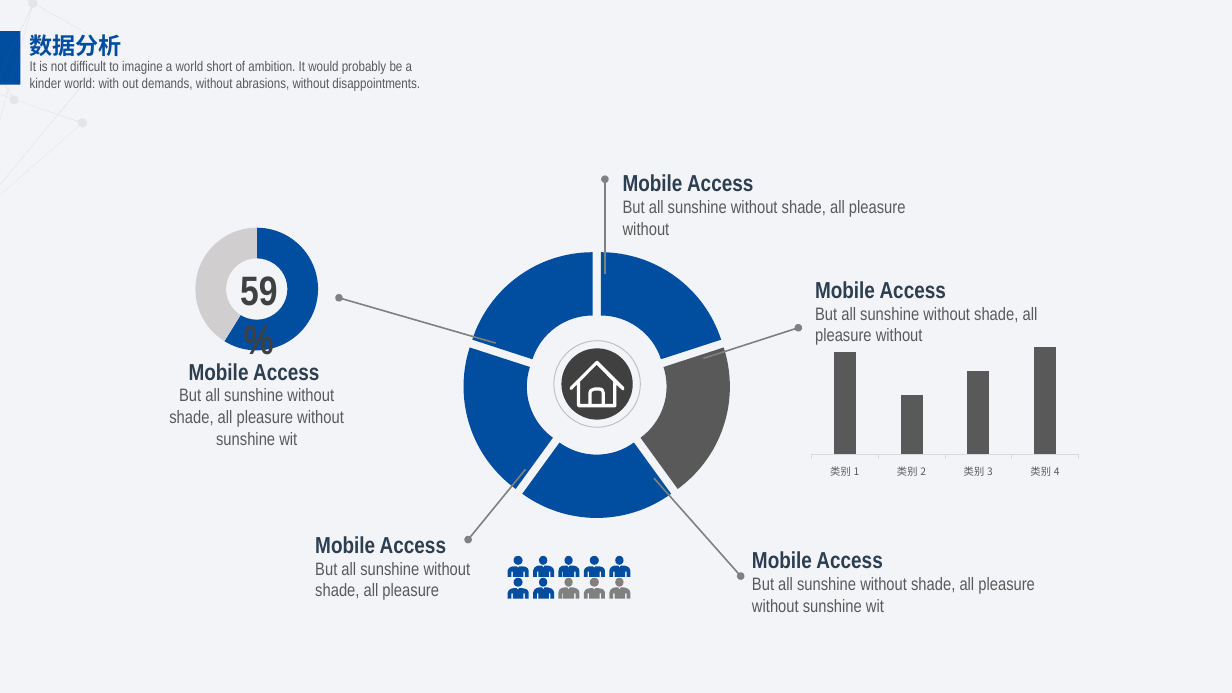
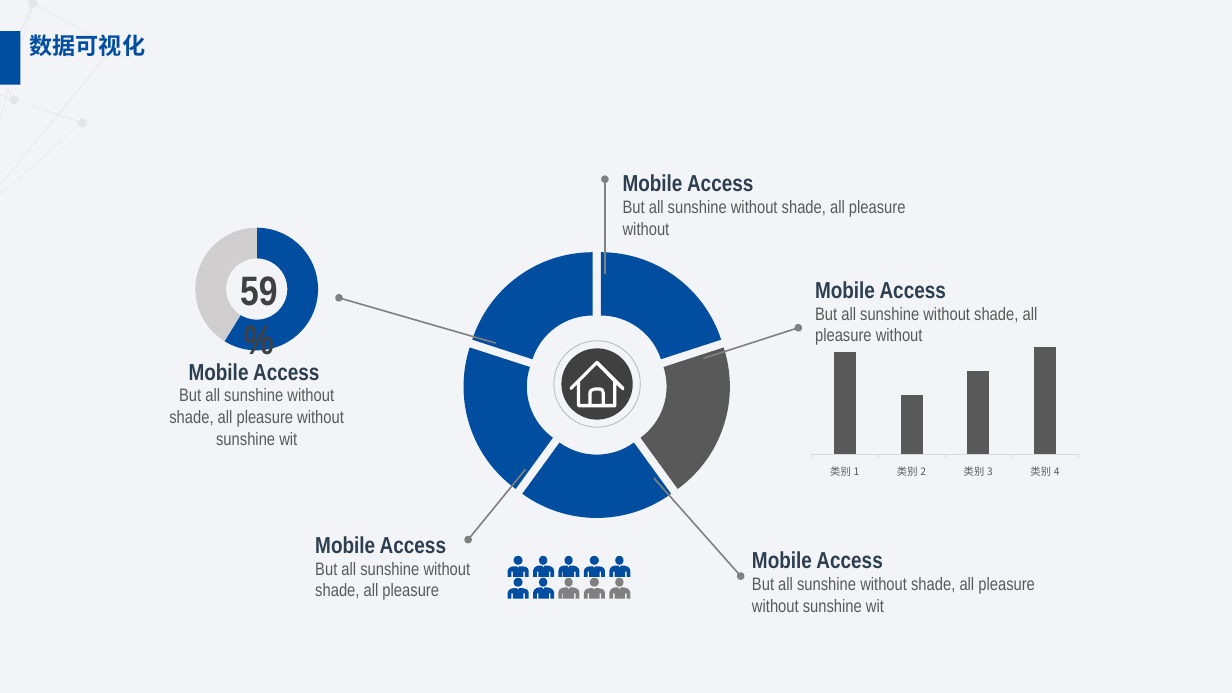
Before and after one commit to mikumiku-music39/shixun2, a slide deck: slide 19 of 实训项目计划书.pptx (slide 20 before the commit). Drawn at 1232x693 pixels with LibreOffice and Linux fonts; fonts in the diff are those of the drawing. Boxes give left, top, right and bottom in pixels: in the first picture for what was removed or moved away, otherwise in the second. Text is boxed around its words. In the diff, an @@ line names an element or a change of style, - is before the commit and + after.

```diff
--- a/实训项目计划书.pptx
+++ b/实训项目计划书.pptx
@@ text at bbox=[30, 34, 145, 56]: text changed @@
-数据分析
+数据可视化
@@ text removed at bbox=[30, 61, 420, 91] @@
-It is not difficult to imagine a world short of ambition. It would probably be a kinder world: with out demands, without abrasions, without disappointments.
```
Also in this commit, not shown: 21 other slides changed, 2 slides added, 3 slides removed, 3 other files.
